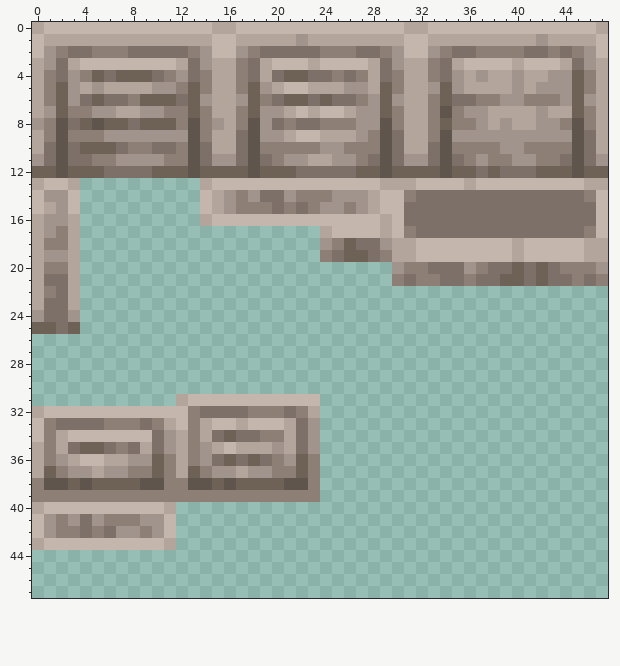
One commit to this pixel-art sprite: src/assets/gauntlet/textures/decoration/graves/alabaster_grave_small.png. The first picture shows the starting point.
The file is 48x48 pixels.
After the commit:
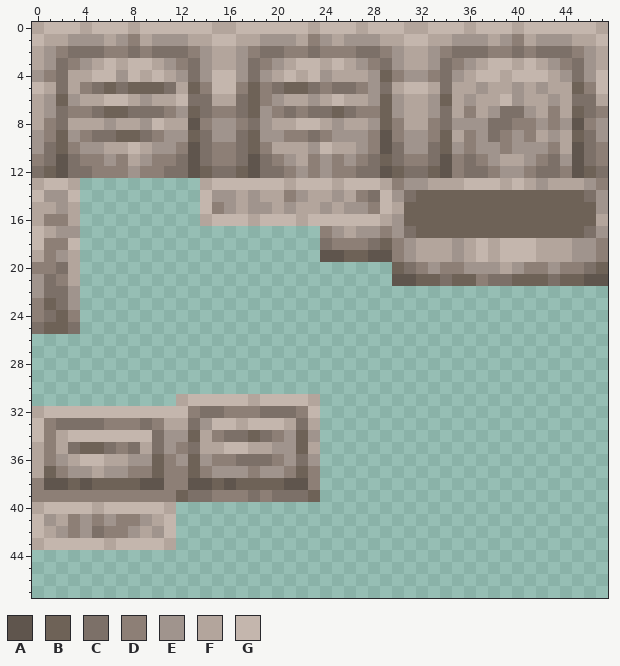
Palette (. is transparent): A #5f554d  B #6e6257  C #7c7068  D #8d7f76  E #a0948d  F #b3a59c  G #c4b6ad
What changed:
y 0: x 4 G -> F; x 8 G -> F; x 23 G -> F; x 27 G -> F; x 36 G -> F; x 40 G -> F
y 1: x 3..5 FFF -> EEE; x 7..8 FF -> ED; x 10..12 FFF -> EEE; x 19..24 FFFEFF -> EEEFDE; x 26..28 FFF -> EEE; x 35..37 FFF -> EEE; x 39..40 FF -> ED; x 43..44 FF -> EE
y 2: x 0 G -> F; x 5 D -> C; x 9 C -> D; x 15..16 GG -> FF; x 21..22 CC -> DD; x 31..32 GG -> FF; x 37 D -> C; x 40..41 DC -> CD; x 43 D -> C; x 47 G -> F
y 3: x 3..5 FGG -> DEF; x 7 G -> F; x 10..12 GGF -> FED; x 17 D -> E; x 19..21 FGG -> DEF; x 23..24 FG -> GF; x 26..28 GGF -> FED; x 33 D -> E; x 35..37 FGG -> DEF; x 42..44 GGF -> FED
y 4: x 0 F -> E; x 3..11 EDBCBBBCD -> FFGGEGFGF; x 14..17 DFFD -> EGGE; x 19..29 FCBBCCDCDFC -> EFGFGEFFFEB; x 31..32 FF -> EE; x 37..38 EF -> GG; x 40..43 EFFE -> GGGF; x 45..47 BDF -> CEG
y 5: x 0..12 FDBEFEFFFFEED -> GFCFDCBCBBBCF; x 15..16 FF -> GG; x 19..35 EFGGFFFEEFBDFFEBE -> DCBBCDCCDECFGGFCF; x 37 F -> E; x 43..44 EE -> FF; x 47 F -> G
y 6: x 1 D -> E; x 4..14 CBCCDBBBCBE -> FFGGFEFFGCC; x 17 E -> C; x 20..27 CBBCBCCD -> EFFEFGFF; x 33 D -> E; x 35..39 CCDDE -> FEFFG; x 41..46 DDDEBE -> FFEFCC
y 7: x 2 B -> C; x 5..10 EEFFEE -> CBBCCC; x 12 D -> E; x 14..17 DFFD -> CDDC; x 20..28 EFGFGGFEE -> DCDCCBCDD; x 30 D -> E; x 33..43 DADEEFFFFEF -> ECFDFECCEFD; x 46..47 DF -> CD
y 8: x 0 E -> F; x 2..12 ACBABBCBBBD -> CFFFEFFEGFF; x 16 F -> E; x 18 A -> C; x 20..27 CDCCDDDE -> FFGGFEFF; x 29 A -> B; x 34..36 BDD -> CEE; x 38..41 FEFF -> CCDD; x 43..44 ED -> DE; x 47 F -> E
y 9: x 0 F -> E; x 2..3 AD -> BE; x 5..10 DEEEEE -> CCBBCD; x 13..16 ADFF -> BCEE; x 18 A -> B; x 21..26 FGGFFF -> DDCDEE; x 30..32 CFF -> DEE; x 34..36 AEE -> BFD; x 38..39 EE -> CD; x 41..42 EE -> DF; x 44..45 EA -> FB; x 47 F -> E
y 10: x 0 F -> E; x 2..11 ACBBBCDDCC -> BDEEFFGFEE; x 15..16 FF -> DD; x 18 A -> B; x 20..27 DDDDEEDD -> FFFEGFFE; x 31..32 FF -> EE; x 34..35 AD -> BE; x 37..39 DDE -> EED; x 41..42 DD -> EE; x 44 D -> F; x 47 F -> D
y 11: x 0 E -> D; x 4 C -> D; x 6..8 DEE -> EDF; x 10 E -> D; x 12 D -> C; x 15..16 EE -> DD; x 22..25 EFFE -> FDED; x 29 A -> B; x 31..32 EE -> DD; x 35..40 CDEDDE -> DCDEFF; x 43..44 DC -> CE; x 47 E -> D
y 12: x 0 B -> C; x 3..12 BBBCCCCBBB -> CCDDDEDDCC; x 15..16 BB -> CC; x 19..28 BBBCCCCCBB -> CCDEDEDDCC; x 31..32 BB -> CC; x 35..36 BB -> DC; x 38..44 BCCCBBB -> DEEDCCD; x 47 B -> C
y 13: x 21 G -> F; x 25 G -> F; x 30..36 FFGGGGF -> DEEFFFG; x 39 G -> F; x 41..47 GGGGGFF -> FEFFFED
y 14: x 15 F -> E; x 17 D -> F; x 19..24 CCEDDD -> FFDEFF; x 26..28 EEF -> FDC; x 30..47 GDCCCCCCCCCCCCCCDG -> ECBBBBBBBBBBBBBBCE
y 15: x 0 G -> F; x 3 G -> F; x 15 F -> D; x 17..23 DDDCDCD -> FEEFEFF; x 25..26 ED -> FE; x 28 F -> D; x 30..47 GCCCCCCCCCCCCCCCCG -> FBBBBBBBBBBBBBBBBE
y 16: x 1..2 EE -> DD; x 18 G -> F; x 22 G -> F; x 30..47 GCCCCCCCCCCCCCCCCG -> EBBBBBBBBBBBBBBBBF
y 17: x 0..3 FEDF -> GFEE; x 24..47 FGGGGFGDCCCCCCCCCCCCCCDG -> DEFEEDECBBBBBBBBBBBBBBCE
y 18: x 0 F -> G; x 3 F -> G; x 24 E -> C; x 26..27 BC -> DD; x 29..36 EFFGGGGG -> BDEFFFEF; x 38 G -> F; x 40 F -> G; x 42..47 GGGGFF -> FFFEED
y 19: x 1 E -> D; x 24..25 DC -> AA; x 28..36 CDFFGGGGG -> AADEFFFEF; x 38 G -> F; x 40 F -> G; x 42..47 GGGGFF -> FFFEED
y 20: x 0 F -> D; x 2 D -> C; x 30..31 ED -> BC; x 33..35 CCC -> EDD; x 37..43 DCCBCBC -> EEFEDDE; x 46..47 DE -> CB
y 21: x 0 F -> E; x 2 C -> D; x 30..33 DCDD -> AABB; x 35..37 CDC -> BBD; x 39 B -> C; x 41 C -> B; x 44..47 CDCD -> BBAA
y 22: x 0..1 FD -> EC; x 3 F -> E
y 23: x 0..1 FC -> DB; x 3 F -> E
y 24: x 0 E -> D; x 2..3 CE -> BD
y 25: x 0 B -> C; x 2..3 CB -> BC
y 31: x 18 G -> F; x 23 G -> F
y 32: x 16..17 CC -> DD; x 19..20 DD -> CC; x 23 F -> G
y 33: x 12..14 GDF -> FCE; x 23 E -> F
y 34: x 12..13 FD -> EB; x 15..16 CB -> DC; x 18..19 CD -> BC; x 21..22 FC -> EB
y 35: x 12..14 FDE -> DCF; x 17 F -> G; x 21..23 FCE -> EBF
y 36: x 12..13 FD -> EB; x 15..16 CB -> DD; x 18 B -> C; x 22..23 BD -> CE
y 37: x 12 F -> D; x 17..18 FE -> ED; x 20 D -> E
y 39: x 12..14 DDD -> BCC; x 18 D -> C; x 20..23 DDDD -> CCCB
y 40: x 5 G -> F
y 41: x 2..6 DECED -> FDEDE; x 10 E -> F
y 42: x 1..2 ED -> FE; x 4..7 CDCE -> ECDD; x 9 D -> F
y 43: x 6 G -> F
Changed places in both pictures, as pixel boxes (x1, y1, x2, y2):
changed: (32, 22, 608, 334)
changed: (44, 394, 320, 550)
